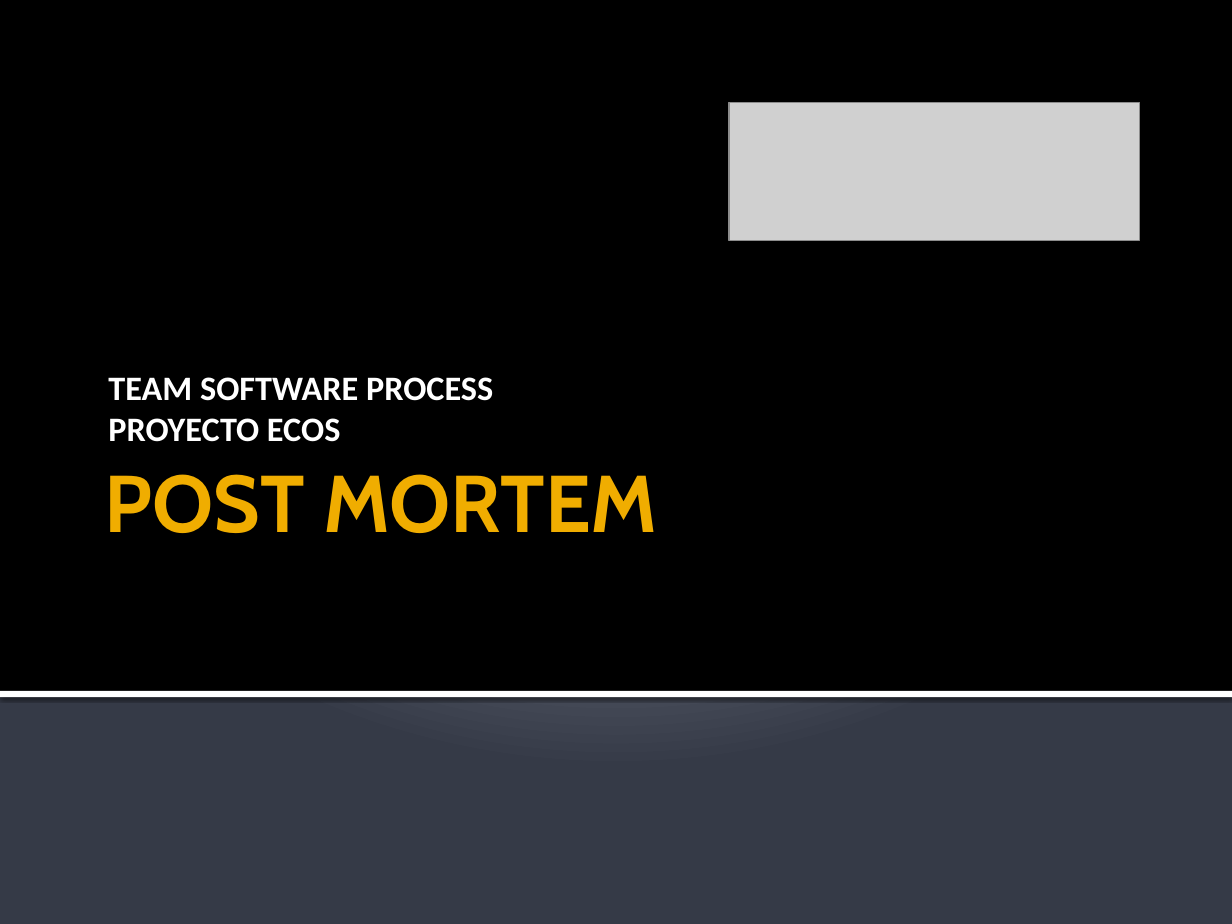
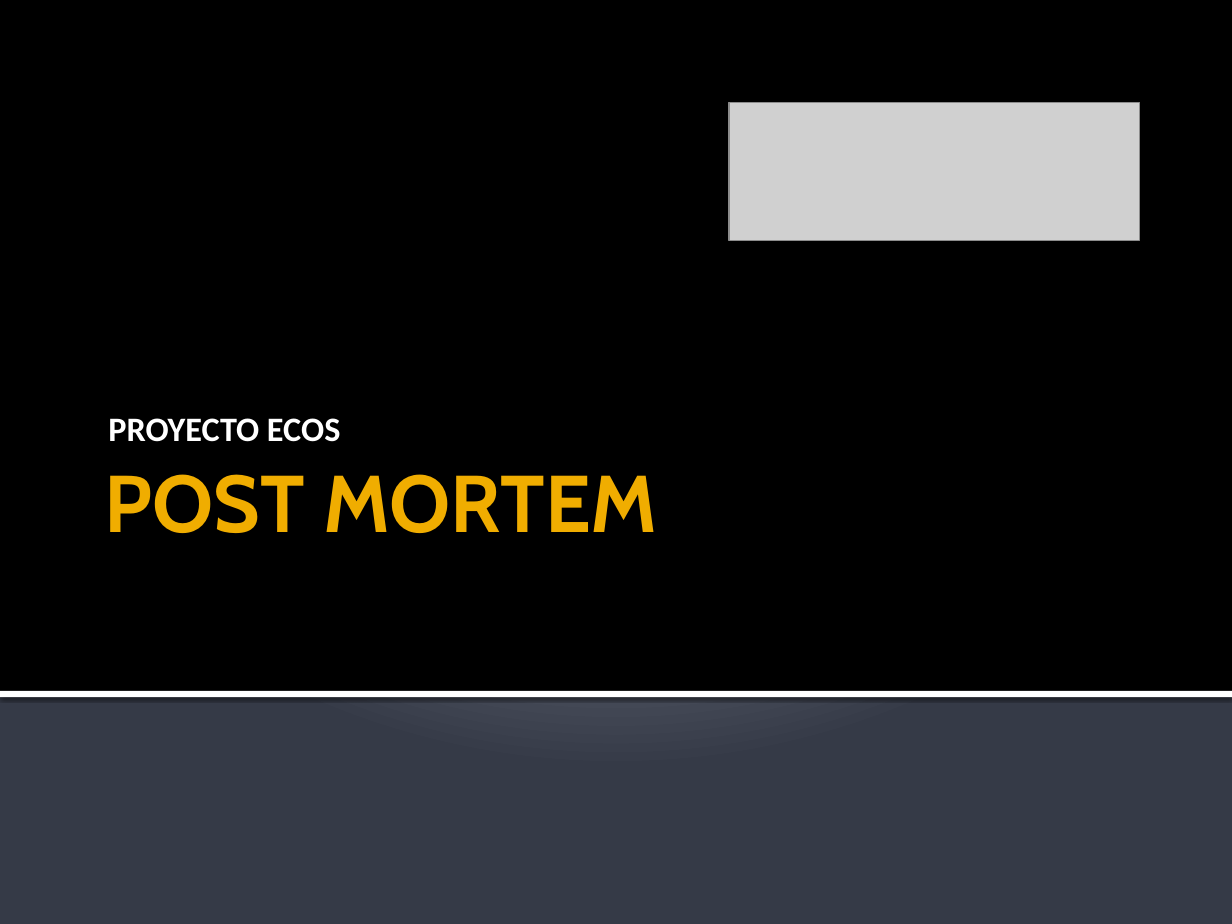
Before and after one commit to leseroth/ingenium-managment, a slide deck: slide 1 of CSOF5104 Mejoramiento de Procesos de Software/0806PostmortemProyectoECOS.pptx. Drawn at 1232x924 pixels with LibreOffice and Linux fonts; fonts in the diff are those of the drawing; grey boxes stand for pictures. Boxes give left, top, right and bottom in pixels: in the first picture for what was removed or moved away, otherwise in the second. Text is boxed around its words. In the diff, an @@ line names an element or a change of style, - is before the commit and + after.

```diff
--- a/CSOF5104 Mejoramiento de Procesos de Software/0806PostmortemProyectoECOS.pptx
+++ b/CSOF5104 Mejoramiento de Procesos de Software/0806PostmortemProyectoECOS.pptx
@@ subtitle at (108,418,340,442): text changed @@
-TEAM SOFTWARE PROCESS
-PROYECTO ECOS
+PROYECTO ECOS
```
